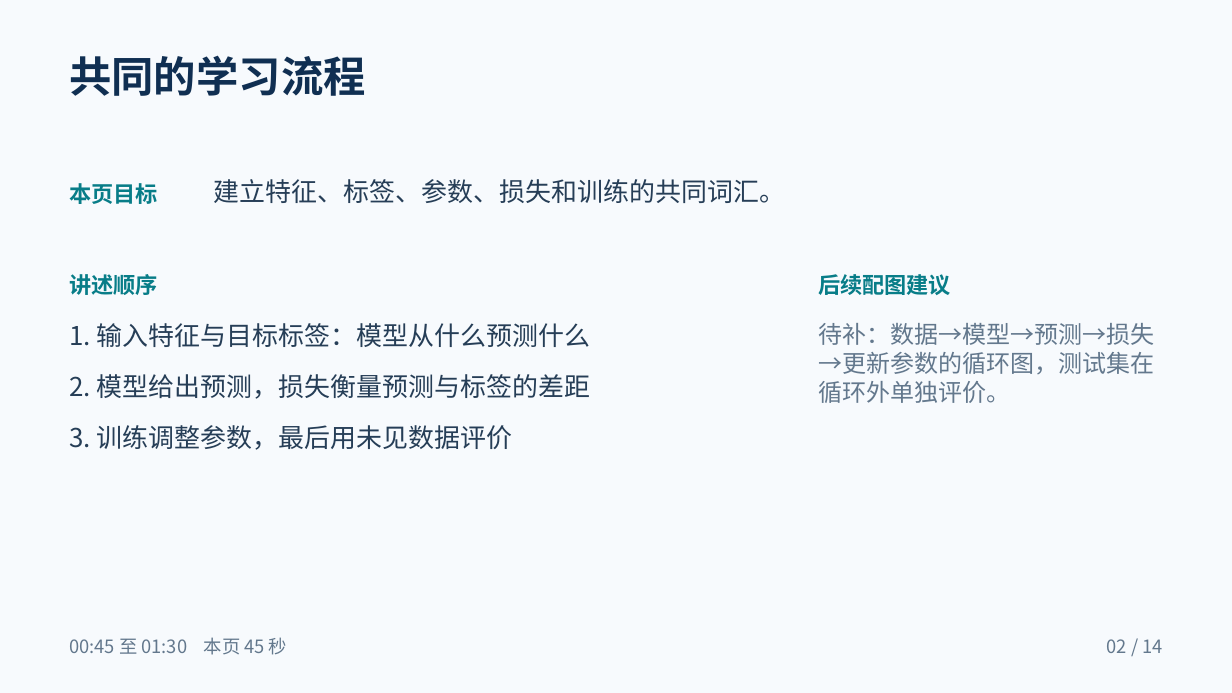
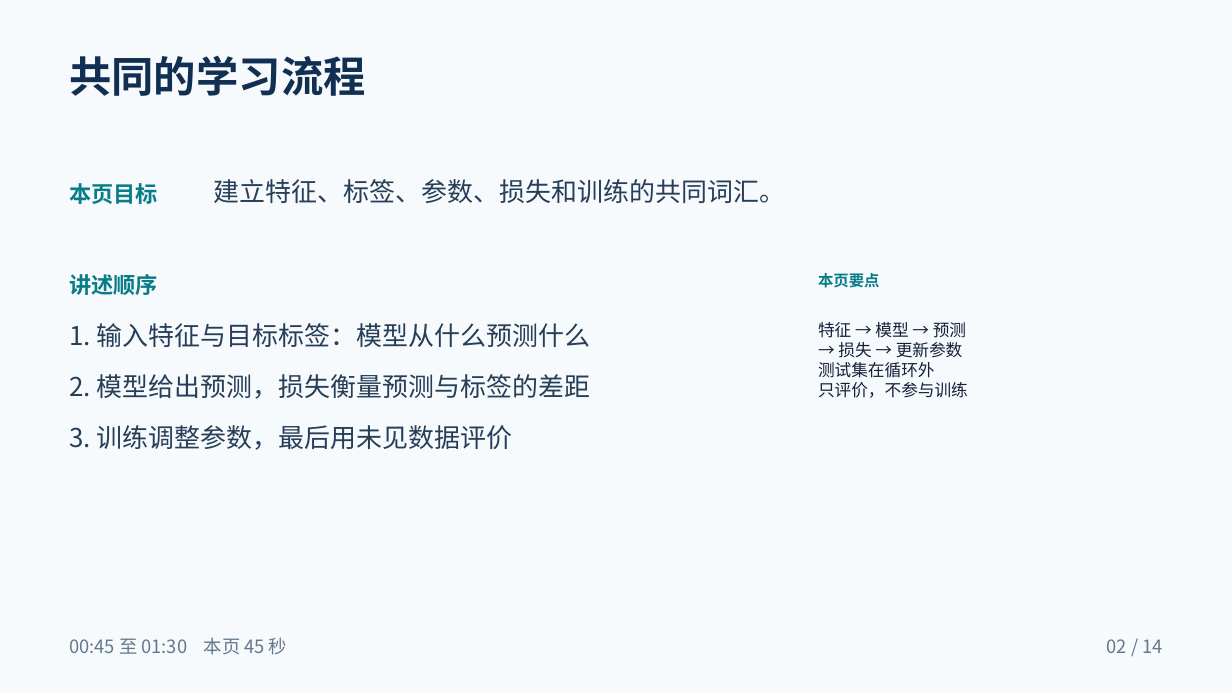
Before and after one commit to TOMBOSS885/AI-pre, a slide deck: slide 2 of downloads/线性回归与逻辑回归_PPT大纲.pptx. Drawn at 1232x693 pixels with LibreOffice and Linux fonts; fonts in the diff are those of the drawing. Boxes give left, top, right and bottom in pixels: in the first picture for what was removed or moved away, otherwise in the second. Text is boxed around its words. In the diff, an @@ line names an element or a change of style, - is before the commit and + after.

```diff
--- a/downloads/线性回归与逻辑回归_PPT大纲.pptx
+++ b/downloads/线性回归与逻辑回归_PPT大纲.pptx
@@ text at [818, 273, 880, 288]: text changed; size 17.2 to 12 pt @@
-后续配图建议
+本页要点
@@ text at [818, 322, 968, 398]: text changed; size 18.8 to 13 pt; text colour #63788D to #152139 @@
-待补：数据→模型→预测→损失
-→更新参数的循环图，测试集在
-循环外单独评价。
+特征 → 模型 → 预测
+→ 损失 → 更新参数
+测试集在循环外
+只评价，不参与训练
```
Also in this commit, not shown: 13 other slides changed, 9 other files.
